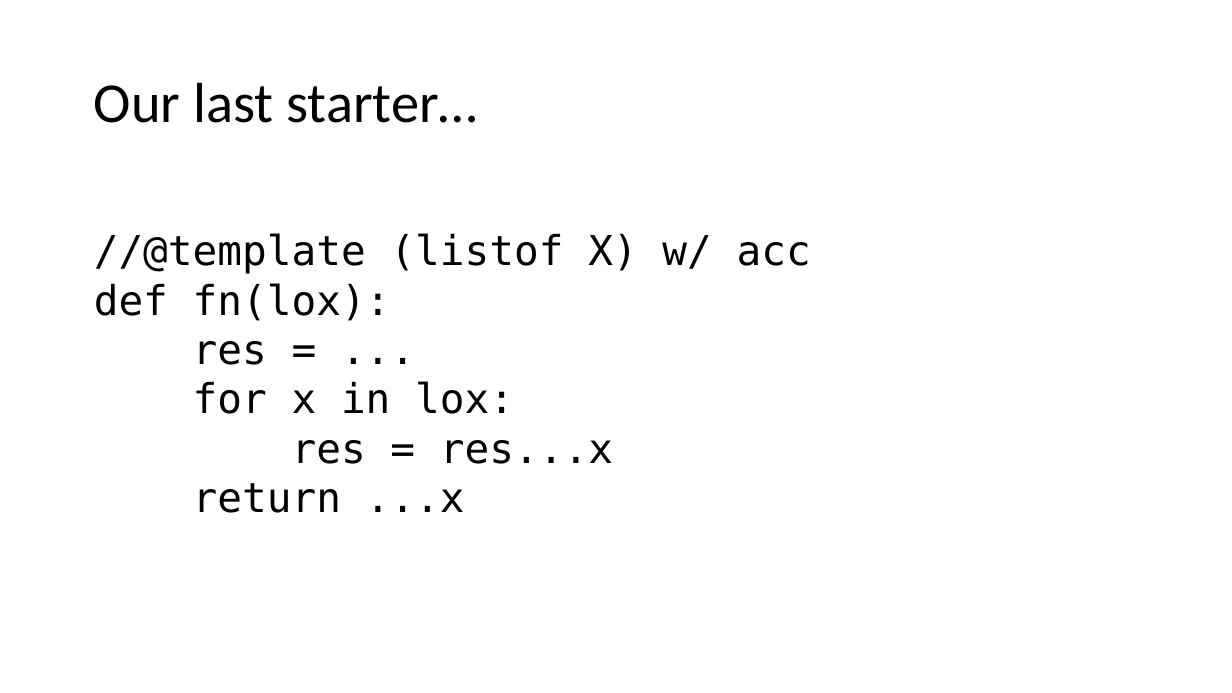
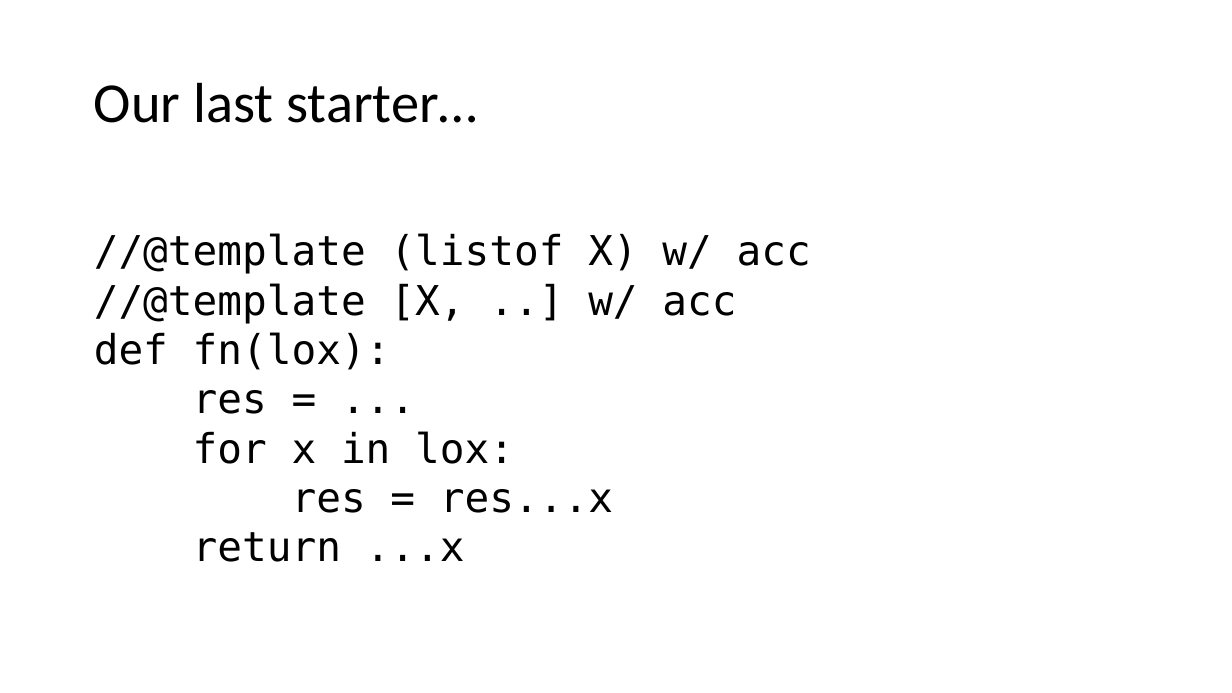
Before and after one commit to GregorKiczales/spd-materials, a slide deck: slide 13 of instructor/l23/lec23-wrap.pptx (slide 9 before the commit). Drawn at 1232x693 pixels with LibreOffice and Linux fonts; fonts in the diff are those of the drawing. Boxes give left, top, right and bottom in pixels: in the first picture for what was removed or moved away, otherwise in the second. Text is boxed around its words. In the diff, an @@ line names an element or a change of style, - is before the commit and + after.

```diff
--- a/instructor/l23/lec23-wrap.pptx
+++ b/instructor/l23/lec23-wrap.pptx
@@ text at <box>94,283,736,324</box>: paragraph added @@
+//@template [X, ..] w/ acc
```
Also in this commit, not shown: 2 other slides changed, 24 other files.
